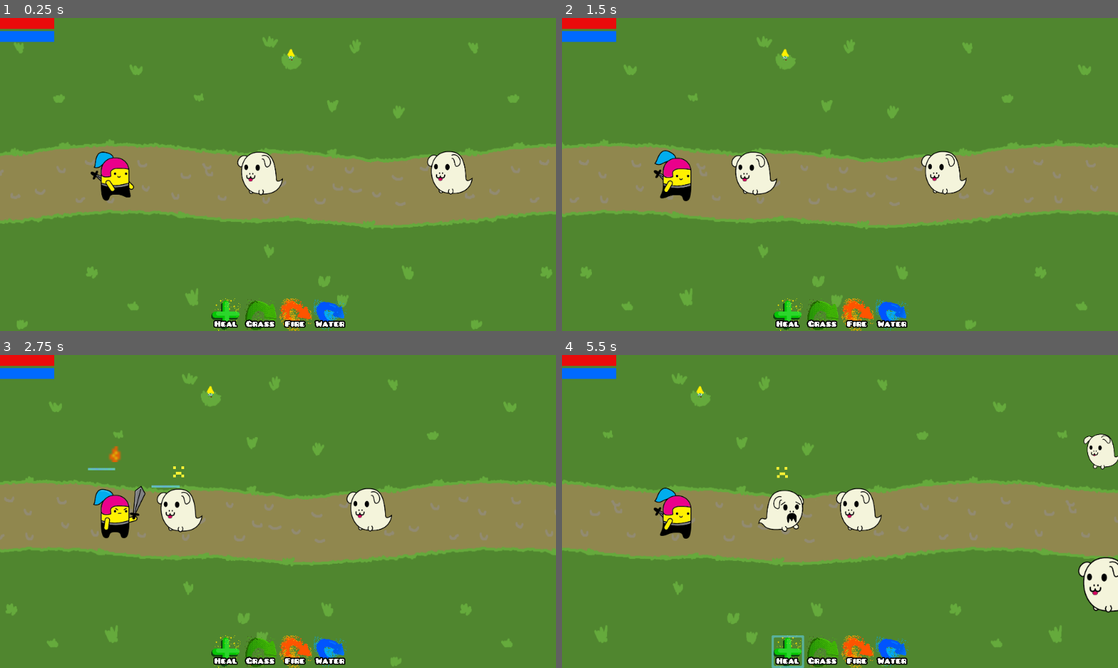
Above: before the commit, frames 1-4 (two rows, left to right).
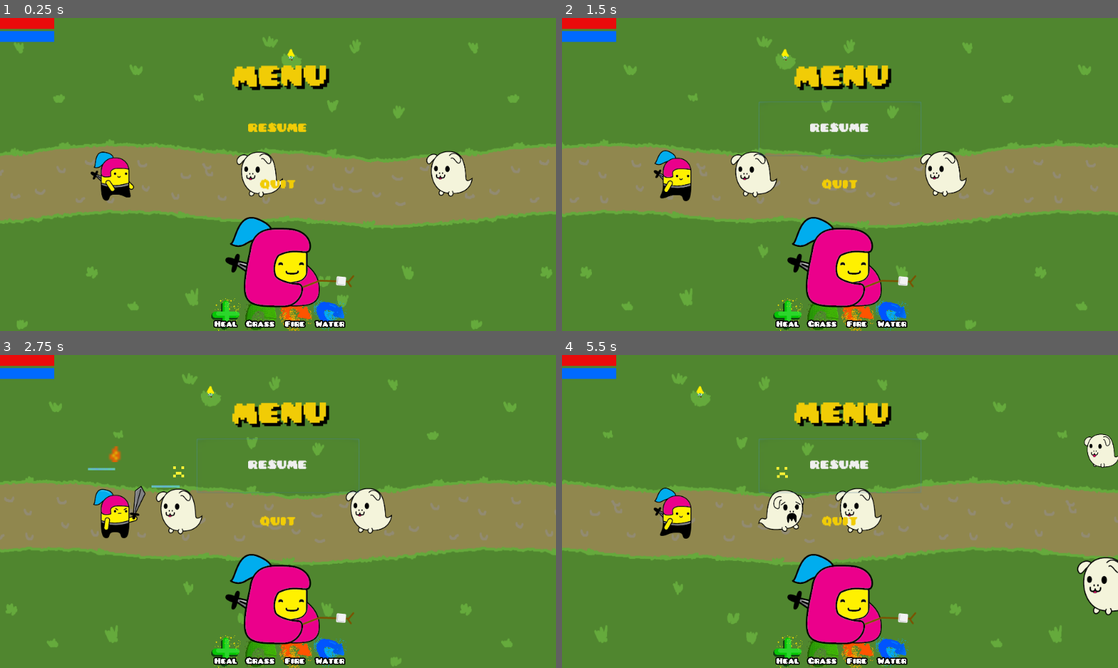
Above: after the commit, the same moments.

Repository: danreeves/godot-wild-jam-33
Game: Godot game, scene res://Main.tscn
Two runs of this game, one before a commit and one after it. Both use one fixed random seed, a clock stepped at 60 frames per second and the inputs below. The engine's default icon, where the game draws it, is replaced by a stand-in: a white triangle on a blue panel in a dark square.
Inputs (mouse positions are in pixels of both pictures, inside the frame that each line leads up to):
- Up to frame 1 (0.25 s): no input
- Up to frame 2 (1.5 s): click (840, 127) at 0.5 s, where only the run after the commit has a clickable "RESUME"; click (840, 127) at 1.25 s, where only the run after the commit has a clickable "RESUME"
- Up to frame 3 (2.75 s): click (278, 464) at 2 s, where only the run after the commit has a clickable "RESUME"
- Up to frame 4 (5.5 s): move the mouse to (739, 511) at 2.77 s; click (739, 511) at 2.92 s; move the mouse to (928, 511) at 3.52 s; click (928, 511) at 3.67 s; move the mouse to (678, 511) at 4.27 s; click (678, 511) at 4.42 s; move the mouse to (789, 652) at 5.02 s; click (789, 652) at 5.17 s

The runs differ from the first frame. In frame 1, 5.4% of the frame differs, in the area x 40-83%, y 15-93%; in frame 2, 5.5%; in frame 3, 5.5%; in frame 4, 5.8%, in the area x 35-100%, y 15-100%.

Commit message:
menus

Diff:
--- a/Main.tscn
+++ b/Main.tscn
@@ -31,7 +31,7 @@
 scale = Vector2( 0.5, 0.5 )
 frames = ExtResource( 4 )
 animation = "idle"
-frame = 6
+frame = 9
 playing = true
 flip_h = true
 
@@ -42,7 +42,7 @@
 scale = Vector2( 0.5, 0.5 )
 frames = ExtResource( 4 )
 animation = "idle"
-frame = 6
+frame = 9
 playing = true
 flip_h = true
 
@@ -53,7 +53,7 @@
 scale = Vector2( 0.5, 0.5 )
 frames = ExtResource( 4 )
 animation = "idle"
-frame = 11
+frame = 14
 playing = true
 flip_h = true
 
@@ -64,7 +64,7 @@
 scale = Vector2( 0.5, 0.5 )
 frames = ExtResource( 4 )
 animation = "idle"
-frame = 4
+frame = 7
 playing = true
 flip_h = true
 
--- a/UI/HUD.tscn
+++ b/UI/HUD.tscn
@@ -1,8 +1,27 @@
-[gd_scene load_steps=4 format=2]
+[gd_scene load_steps=9 format=2]
 
 [ext_resource path="res://UI/ManaBar.gd" type="Script" id=1]
+[ext_resource path="res://PixelatedPusab.ttf" type="DynamicFontData" id=2]
 [ext_resource path="res://health.png" type="Texture" id=3]
 [ext_resource path="res://mana.png" type="Texture" id=4]
+[ext_resource path="res://assets/Art/Hero/hero_Camp4.png" type="Texture" id=5]
+
+[sub_resource type="DynamicFont" id=1]
+size = 60
+use_filter = true
+extra_spacing_top = -15
+extra_spacing_space = -10
+font_data = ExtResource( 2 )
+
+[sub_resource type="DynamicFont" id=2]
+size = 25
+use_filter = true
+font_data = ExtResource( 2 )
+
+[sub_resource type="DynamicFont" id=3]
+size = 25
+use_filter = true
+font_data = ExtResource( 2 )
 
 [node name="HUD" type="CanvasLayer"]
 
@@ -52,3 +71,178 @@
 __meta__ = {
 "_edit_use_anchors_": false
 }
+
+[node name="Control" type="Control" parent="."]
+anchor_right = 1.0
+anchor_bottom = 1.0
+__meta__ = {
+"_edit_use_anchors_": false
+}
+
+[node name="PauseMenu" type="VBoxContainer" parent="Control"]
+anchor_left = 0.5
+anchor_right = 0.5
+margin_left = -150.0
+margin_top = 50.0
+margin_right = 150.0
+margin_bottom = 663.0
+rect_scale = Vector2( 1, 0.998431 )
+__meta__ = {
+"_edit_use_anchors_": false
+}
+
+[node name="RichTextLabel" type="RichTextLabel" parent="Control/PauseMenu"]
+margin_right = 300.0
+margin_bottom = 100.0
+rect_min_size = Vector2( 300, 100 )
+custom_fonts/normal_font = SubResource( 1 )
+custom_colors/default_color = Color( 0.94902, 0.803922, 0.027451, 1 )
+custom_colors/font_color_shadow = Color( 0, 0, 0, 1 )
+custom_constants/shadow_offset_x = 6
+custom_constants/shadow_offset_y = 6
+bbcode_enabled = true
+bbcode_text = "[wave amp=13 rate=13][center] MENU"
+text = " MENU"
+fit_content_height = true
+scroll_active = false
+
+[node name="PauseMenuResumeButton" type="Button" parent="Control/PauseMenu"]
+margin_top = 104.0
+margin_right = 300.0
+margin_bottom = 204.0
+rect_min_size = Vector2( 0, 100 )
+custom_fonts/font = SubResource( 2 )
+custom_colors/font_color = Color( 0.94902, 0.803922, 0.027451, 1 )
+text = "RESUME"
+flat = true
+
+[node name="PauseMenuQuitButton" type="Button" parent="Control/PauseMenu"]
+margin_top = 208.0
+margin_right = 300.0
+margin_bottom = 308.0
+rect_min_size = Vector2( 0, 100 )
+custom_fonts/font = SubResource( 3 )
+custom_colors/font_color = Color( 0.94902, 0.803922, 0.027451, 1 )
+text = "QUIT"
+flat = true
+
+[node name="TextureRect" type="TextureRect" parent="Control"]
+margin_left = 364.997
+margin_top = 279.593
+margin_right = 664.997
+margin_bottom = 580.593
+rect_min_size = Vector2( 300, 301 )
+texture = ExtResource( 5 )
+__meta__ = {
+"_edit_use_anchors_": false
+}
+
+[node name="Control2" type="Control" parent="."]
+visible = false
+anchor_right = 1.0
+anchor_bottom = 1.0
+__meta__ = {
+"_edit_use_anchors_": false
+}
+
+[node name="VictoryMenu" type="VBoxContainer" parent="Control2"]
+anchor_left = 0.5
+anchor_right = 0.5
+margin_left = -150.0
+margin_top = 50.0
+margin_right = 150.0
+margin_bottom = 500.0
+rect_scale = Vector2( 1, 0.998431 )
+__meta__ = {
+"_edit_use_anchors_": false
+}
+
+[node name="RichTextLabel" type="RichTextLabel" parent="Control2/VictoryMenu"]
+margin_right = 300.0
+margin_bottom = 100.0
+rect_min_size = Vector2( 300, 100 )
+custom_fonts/normal_font = SubResource( 1 )
+custom_colors/default_color = Color( 0.94902, 0.803922, 0.027451, 1 )
+custom_colors/font_color_shadow = Color( 0, 0, 0, 1 )
+custom_constants/shadow_offset_x = 6
+custom_constants/shadow_offset_y = 6
+bbcode_enabled = true
+bbcode_text = "[wave amp=13 rate=13][center] YOU WIN!"
+text = " YOU WIN!"
+fit_content_height = true
+scroll_active = false
+
+[node name="VictoryMenuNextLevelButton" type="Button" parent="Control2/VictoryMenu"]
+margin_top = 104.0
+margin_right = 300.0
+margin_bottom = 204.0
+rect_min_size = Vector2( 0, 100 )
+custom_fonts/font = SubResource( 2 )
+custom_colors/font_color = Color( 0.94902, 0.803922, 0.027451, 1 )
+text = "NEXT LEVEL"
+flat = true
+
+[node name="VictoryMenuQuitButton" type="Button" parent="Control2/VictoryMenu"]
+margin_top = 208.0
+margin_right = 300.0
+margin_bottom = 308.0
+rect_min_size = Vector2( 0, 100 )
+custom_fonts/font = SubResource( 3 )
+custom_colors/font_color = Color( 0.94902, 0.803922, 0.027451, 1 )
+text = "QUIT"
+flat = true
+
+[node name="Control3" type="Control" parent="."]
+visible = false
+anchor_right = 1.0
+anchor_bottom = 1.0
+__meta__ = {
+"_edit_use_anchors_": false
+}
+
+[node name="DefeatMenu" type="VBoxContainer" parent="Control3"]
+anchor_left = 0.5
+anchor_right = 0.5
+margin_left = -150.0
+margin_top = 50.0
+margin_right = 150.0
+margin_bottom = 500.0
+rect_scale = Vector2( 1, 0.998431 )
+__meta__ = {
+"_edit_use_anchors_": false
+}
+
+[node name="RichTextLabel" type="RichTextLabel" parent="Control3/DefeatMenu"]
+margin_right = 300.0
+margin_bottom = 100.0
+rect_min_size = Vector2( 300, 100 )
+custom_fonts/normal_font = SubResource( 1 )
+custom_colors/default_color = Color( 0.94902, 0.803922, 0.027451, 1 )
+custom_colors/font_color_shadow = Color( 0, 0, 0, 1 )
+custom_constants/shadow_offset_x = 6
+custom_constants/shadow_offset_y = 6
+bbcode_enabled = true
+bbcode_text = "[wave amp=13 rate=13][center] DEFEAT"
+text = " DEFEAT"
+fit_content_height = true
+scroll_active = false
+
+[node name="DefeatMenuRestartButton" type="Button" parent="Control3/DefeatMenu"]
+margin_top = 104.0
+margin_right = 300.0
+margin_bottom = 204.0
+rect_min_size = Vector2( 0, 100 )
+custom_fonts/font = SubResource( 2 )
+custom_colors/font_color = Color( 0.94902, 0.803922, 0.027451, 1 )
+text = "RESTART"
+flat = true
+
+[node name="DefeatMenuQuitButton" type="Button" parent="Control3/DefeatMenu"]
+margin_top = 208.0
+margin_right = 300.0
+margin_bottom = 308.0
+rect_min_size = Vector2( 0, 100 )
+custom_fonts/font = SubResource( 3 )
+custom_colors/font_color = Color( 0.94902, 0.803922, 0.027451, 1 )
+text = "QUIT"
+flat = true
--- /dev/null
+++ b/UI/PauseMenu.tscn
@@ -0,0 +1,67 @@
+[gd_scene load_steps=5 format=2]
+
+[ext_resource path="res://PixelatedPusab.ttf" type="DynamicFontData" id=1]
+
+[sub_resource type="DynamicFont" id=1]
+size = 60
+use_filter = true
+extra_spacing_top = -15
+extra_spacing_space = -10
+font_data = ExtResource( 1 )
+
+[sub_resource type="DynamicFont" id=2]
+size = 25
+use_filter = true
+font_data = ExtResource( 1 )
+
+[sub_resource type="DynamicFont" id=3]
+size = 25
+use_filter = true
+font_data = ExtResource( 1 )
+
+[node name="PauseMenu" type="VBoxContainer"]
+anchor_left = 0.5
+anchor_right = 0.5
+margin_left = -150.0
+margin_top = 50.0
+margin_right = 150.0
+margin_bottom = 500.0
+rect_scale = Vector2( 1, 0.998431 )
+__meta__ = {
+"_edit_use_anchors_": false
+}
+
+[node name="RichTextLabel" type="RichTextLabel" parent="."]
+margin_right = 300.0
+margin_bottom = 100.0
+rect_min_size = Vector2( 300, 100 )
+custom_fonts/normal_font = SubResource( 1 )
+custom_colors/default_color = Color( 0.94902, 0.803922, 0.027451, 1 )
+custom_colors/font_color_shadow = Color( 0, 0, 0, 1 )
+custom_constants/shadow_offset_x = 6
+custom_constants/shadow_offset_y = 6
+bbcode_enabled = true
+bbcode_text = "[wave amp=13 rate=13][center] MENU"
+text = " MENU"
+fit_content_height = true
+scroll_active = false
+
+[node name="PauseMenuResumeButton" type="Button" parent="."]
+margin_top = 104.0
+margin_right = 300.0
+margin_bottom = 204.0
+rect_min_size = Vector2( 0, 100 )
+custom_fonts/font = SubResource( 2 )
+custom_colors/font_color = Color( 0.94902, 0.803922, 0.027451, 1 )
+text = "RESUME"
+flat = true
+
+[node name="PauseMenuQuitButton" type="Button" parent="."]
+margin_top = 208.0
+margin_right = 300.0
+margin_bottom = 308.0
+rect_min_size = Vector2( 0, 100 )
+custom_fonts/font = SubResource( 3 )
+custom_colors/font_color = Color( 0.94902, 0.803922, 0.027451, 1 )
+text = "QUIT"
+flat = true
